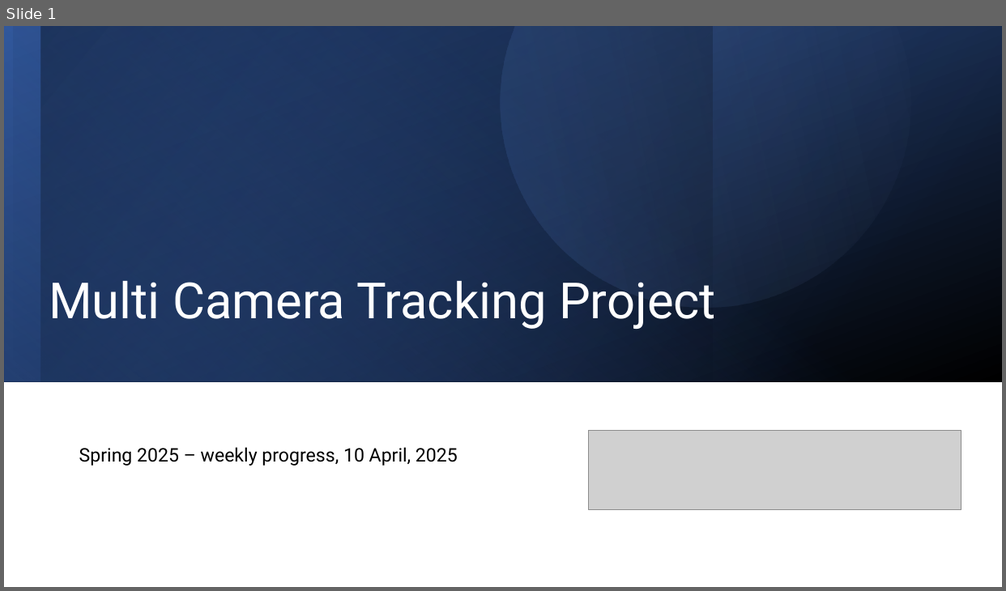
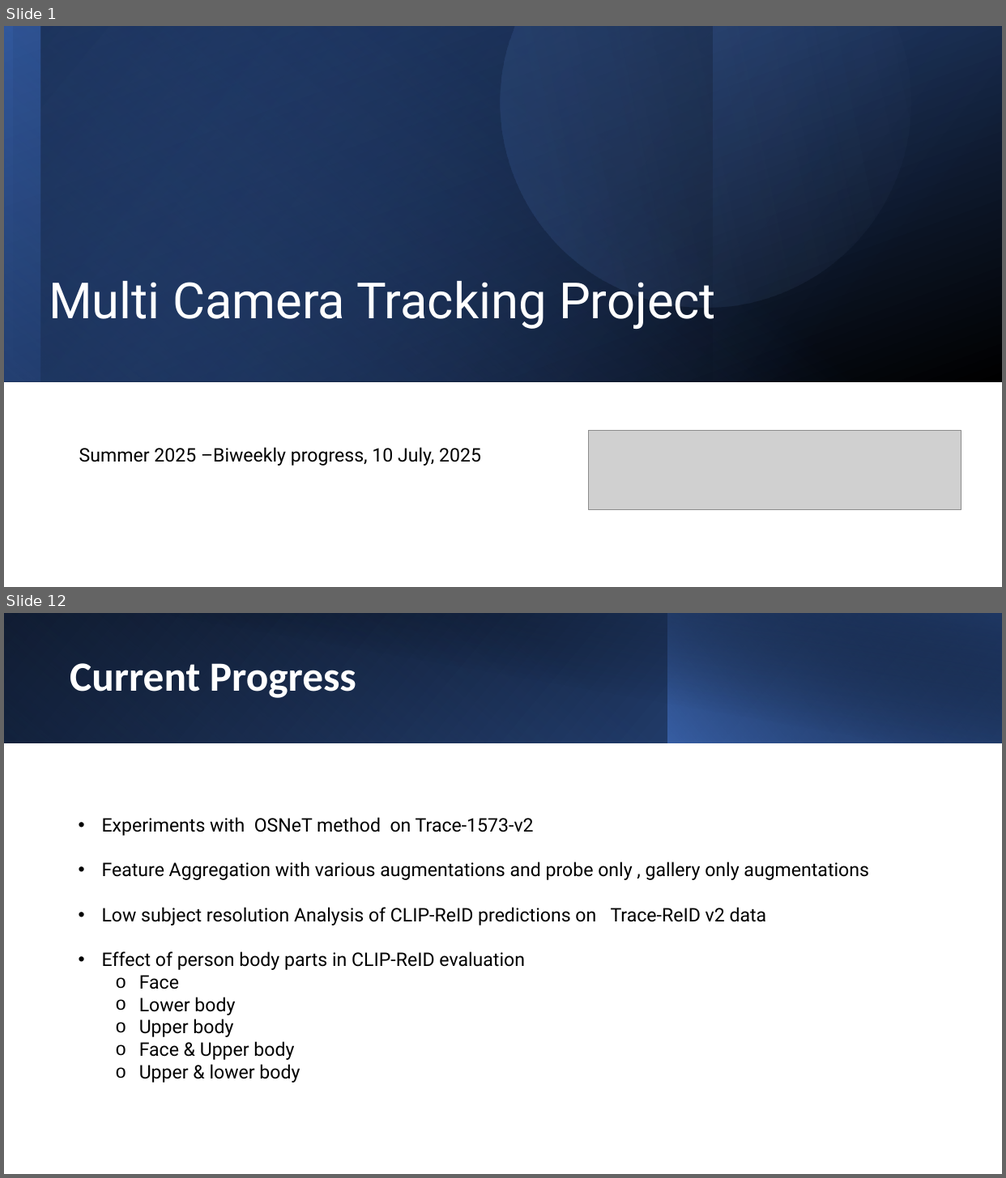
Before and after one commit to ManishGovind/transfer, a slide deck: Temp.pptx. Shown one above the other, each under a label of ours: slide 1 before the commit, slides 1 and 12 after it; the slides between them are not shown. The pictures are 1006x591 and 1006x1178 pixels, drawn with LibreOffice and Linux fonts; fonts in the diff are those of the drawing; grey boxes stand for pictures. Boxes give left, top, right and bottom in pixels: in the first picture for what was removed or moved away, otherwise in the second. Text is boxed around its words. In the diff, an @@ line names an element or a change of style, - is before the commit and + after.

Commit message:
Added 10 July updates

```diff
--- a/Temp.pptx
+++ b/Temp.pptx
@@ slide 12 added at [4, 613, 1002, 1174], background #FFFFFF @@
@@ rectangle added at [4, 613, 1002, 743], fill gradient #000000 to #2F5496 @@
@@ rectangle added at [4, 613, 669, 743], fill gradient #4472C4 to #1F3864 @@
@@ rectangle added at [41, 613, 1002, 744], fill gradient #000000 to #1F3864 @@
@@ rectangle added at [668, 613, 1002, 743], fill gradient #4472C4 to #000000 @@
@@ title added at [70, 663, 356, 698], 40 pt, text #FFFFFF, bold @@
+Current Progress
@@ text added at [102, 817, 869, 1083], 18 pt, text #000000 @@
+• Experiments with OSNeT method on Trace-1573-v2
+• Feature Aggregation with various augmentations and probe only , gallery only augmentations
+• Low subject resolution Analysis of CLIP-ReID predictions on Trace-ReID v2 data
+• Effect of person body parts in CLIP-ReID evaluation
+  o Face
+  o Lower body
+  o Upper body
+  o Face & Upper body
+  o Upper & lower body
@@ slide 1 changed as well @@
@@ text at [79, 447, 481, 466]: text changed @@
-Spring 2025 – weekly progress, 10 April, 2025
+Summer 2025 –Biweekly progress, 10 July, 2025
```
Also in this commit, not shown: 1 other slide changed, 20 other slides added, 22 slides removed.
